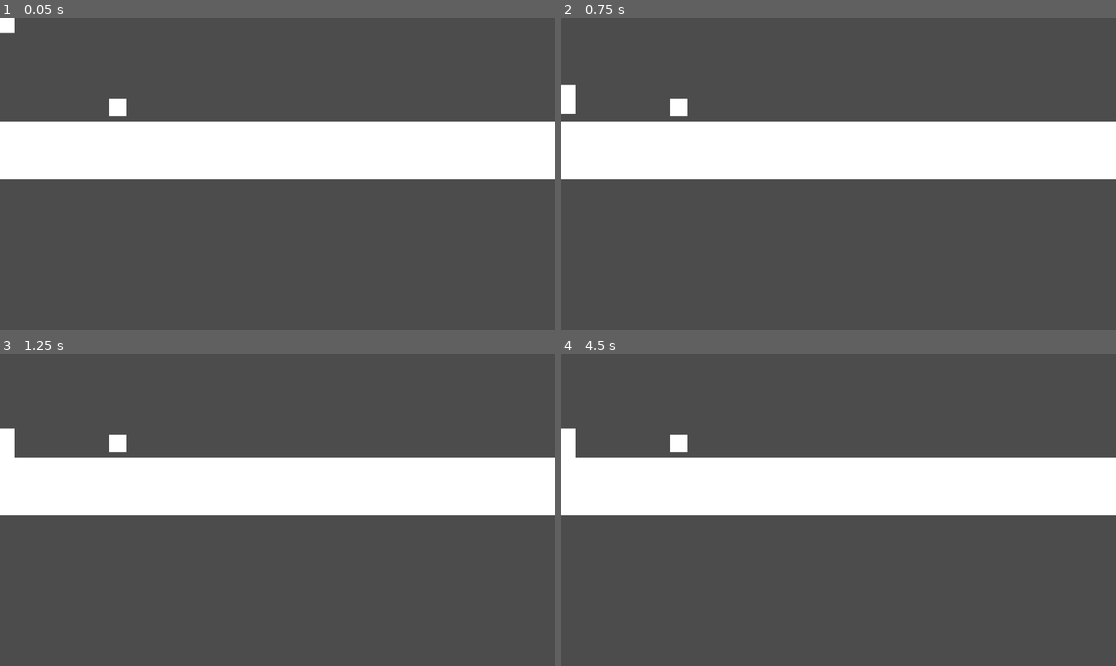
Above: before the commit, frames 1-4 (two rows, left to right).
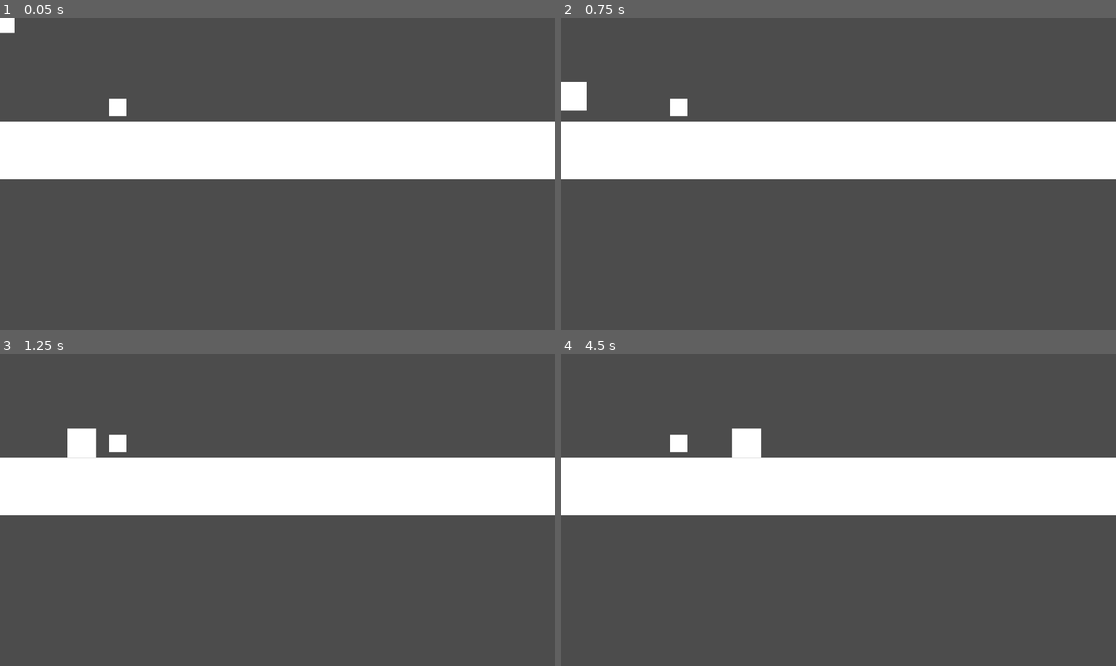
Above: after the commit, the same moments.

Repository: yimmit303/WGJ-149
Game: Godot game, scene res://Scenes/Player/Player_Testing_Scene.tscn
Same seed, same stepped clock (60 frames per second), same inputs: the game is played once before the commit and once after it. The project has no main scene, so this scene is started directly.
Inputs:
- Up to frame 1 (0.05 s): no input
- Up to frame 2 (0.75 s): tap Enter at 0.5 s; hold D (move_right, bound only after the commit) from 0.53 s (still down); hold Shift (sprint, bound only after the commit) from 0.53 s (still down)
- Up to frame 3 (1.25 s): keep holding D (move_right, bound only after the commit); keep holding Shift (sprint, bound only after the commit)
- Up to frame 4 (4.5 s): release Shift (sprint, bound only after the commit) at 1.28 s; tap Shift (sprint, bound only after the commit) at 1.35, 2.85, 4.35 s; release D (move_right, bound only after the commit) at 2.03 s; hold A (move_left, bound only after the commit) 2.03-2.78 s; hold Shift (sprint, bound only after the commit) 2.03-2.78 s; hold D (move_right, bound only after the commit) 2.78-4.28 s; hold Shift (sprint, bound only after the commit) 3.53-4.28 s; hold A (move_left, bound only after the commit) from 4.28 s (still down)

Frame 1 is identical in both runs. In frame 2, 0.2% of the frame differs, in the area x 0-5%, y 20-31%; in frame 3, 0.7%; in frame 4, 0.8%, in the area x 0-37%, y 23-34%.

Commit message:
new keybindings for player, removed jumping

Diff:
--- a/Scenes/Player/Player.gd
+++ b/Scenes/Player/Player.gd
@@ -1,35 +1,37 @@
 extends KinematicBody2D
 var gravity = Vector2(0, 9.81);
 var velocity = Vector2();
-var max_speed = 600.0;
-var friction = 0.09;
-var move_force = 1000;
-var jump_force = 20000;
-
+var sprint_max = 650.0;
+var walk_max = 250.0;
+var cur_max = walk_max;
+var friction = 0.17;
+var move_force = 75;
 
 func _physics_process(delta):
-	velocity += gravity * delta * 100;
-	var dir_vec = process_input(delta);
+	velocity += gravity * 1.6;
+	var dir_vec = process_input();
 	velocity += dir_vec;
 	velocity = move_and_slide(velocity, Vector2.UP);
 
 
-func process_input(delta):
+func process_input():
 	var tmp_vel = velocity;
 	var ret_vec = Vector2();
 	var moved = false;
+	if Input.is_action_pressed("sprint"):
+		cur_max = sprint_max;
+	else:
+		cur_max = walk_max;
 	if Input.is_action_pressed("move_right"):
-		tmp_vel.x += move_force * delta;
-		if tmp_vel.length_squared() < pow(max_speed, 2):
-			velocity.x += move_force * delta;
+		tmp_vel.x += move_force;
+		if tmp_vel.length_squared() < pow(cur_max, 2):
+			velocity.x += move_force;
 			moved = true;
 	if Input.is_action_pressed("move_left"):
-		tmp_vel.x -= move_force * delta;
-		if tmp_vel.length_squared() < pow(max_speed, 2):
-			velocity.x -= move_force * delta;
+		tmp_vel.x -= move_force;
+		if tmp_vel.length_squared() < pow(cur_max, 2):
+			velocity.x -= move_force;
 			moved = true;
-	if Input.is_action_pressed("jump") and is_on_floor():
-		velocity.y -= jump_force * delta;
 	if not moved and is_on_floor():
 		# floor friction, only applies when not accelerating
 		velocity.x *= 1.0 - friction;
--- a/project.godot
+++ b/project.godot
@@ -49,6 +49,30 @@
 "svg/scale": 1.0
 }
 
+[input]
+
+move_right={
+"deadzone": 0.5,
+"events": [ Object(InputEventKey,"resource_local_to_scene":false,"resource_name":"","device":0,"alt":false,"shift":false,"control":false,"meta":false,"command":false,"pressed":false,"scancode":68,"unicode":0,"echo":false,"script":null)
+ ]
+}
+move_left={
+"deadzone": 0.5,
+"events": [ Object(InputEventKey,"resource_local_to_scene":false,"resource_name":"","device":0,"alt":false,"shift":false,"control":false,"meta":false,"command":false,"pressed":false,"scancode":65,"unicode":0,"echo":false,"script":null)
+ ]
+}
+sprint={
+"deadzone": 0.5,
+"events": [ Object(InputEventKey,"resource_local_to_scene":false,"resource_name":"","device":0,"alt":false,"shift":false,"control":false,"meta":false,"command":false,"pressed":false,"scancode":16777237,"unicode":0,"echo":false,"script":null)
+ ]
+}
+
+[layer_names]
+
+2d_physics/layer_1="player"
+2d_physics/layer_2="entity"
+2d_physics/layer_3="npc"
+
 [rendering]
 
 environment/default_environment="res://default_env.tres"
